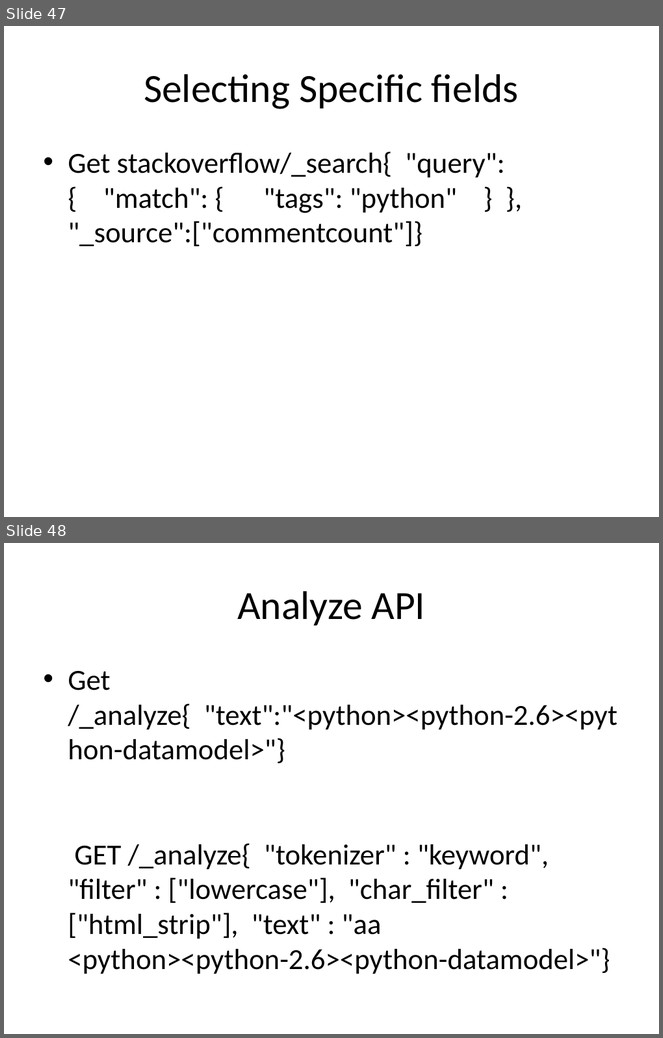
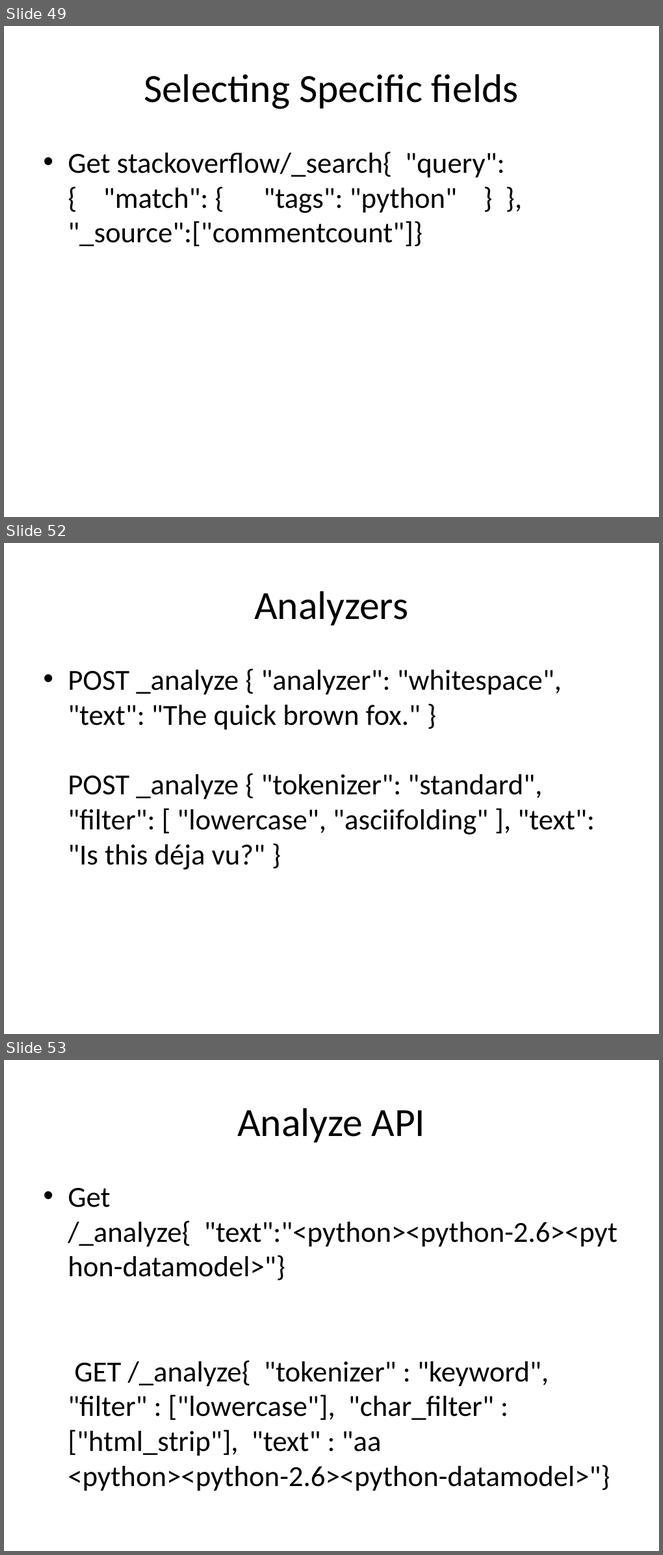
Before and after one commit to pavanarya/MySessions, a slide deck: Elastic Search.pptx. Shown one above the other, each under a label of ours: slides 47 and 48 before the commit, slides 49, 52 and 53 after it; the slides between them are not shown. The pictures are 663x1038 and 663x1555 pixels, drawn with LibreOffice and Linux fonts; fonts in the diff are those of the drawing. Boxes give left, top, right and bottom in pixels: in the first picture for what was removed or moved away, otherwise in the second. Text is boxed around its words. In the diff, an @@ line names an element or a change of style, - is before the commit and + after.

```diff
--- a/Elastic Search.pptx
+++ b/Elastic Search.pptx
@@ slide 52 added at (4, 543, 659, 1034), background #FFFFFF @@
@@ title added at (254, 591, 408, 626), 44 pt, text #000000 @@
+Analyzers
@@ text added at (68, 670, 595, 870), 32 pt, text #000000 @@
+• POST _analyze { "analyzer": "whitespace", "text": "The quick brown fox." }
+  POST _analyze { "tokenizer": "standard", "filter": [ "lowercase", "asciifolding" ], "text": "Is this déja vu?" }
@@ what was slide 47 is now slide 49 @@
@@ what was slide 48 is now slide 53 @@
```
Also in this commit, not shown: 1 slide changed, 4 other slides added, 4 other files.
